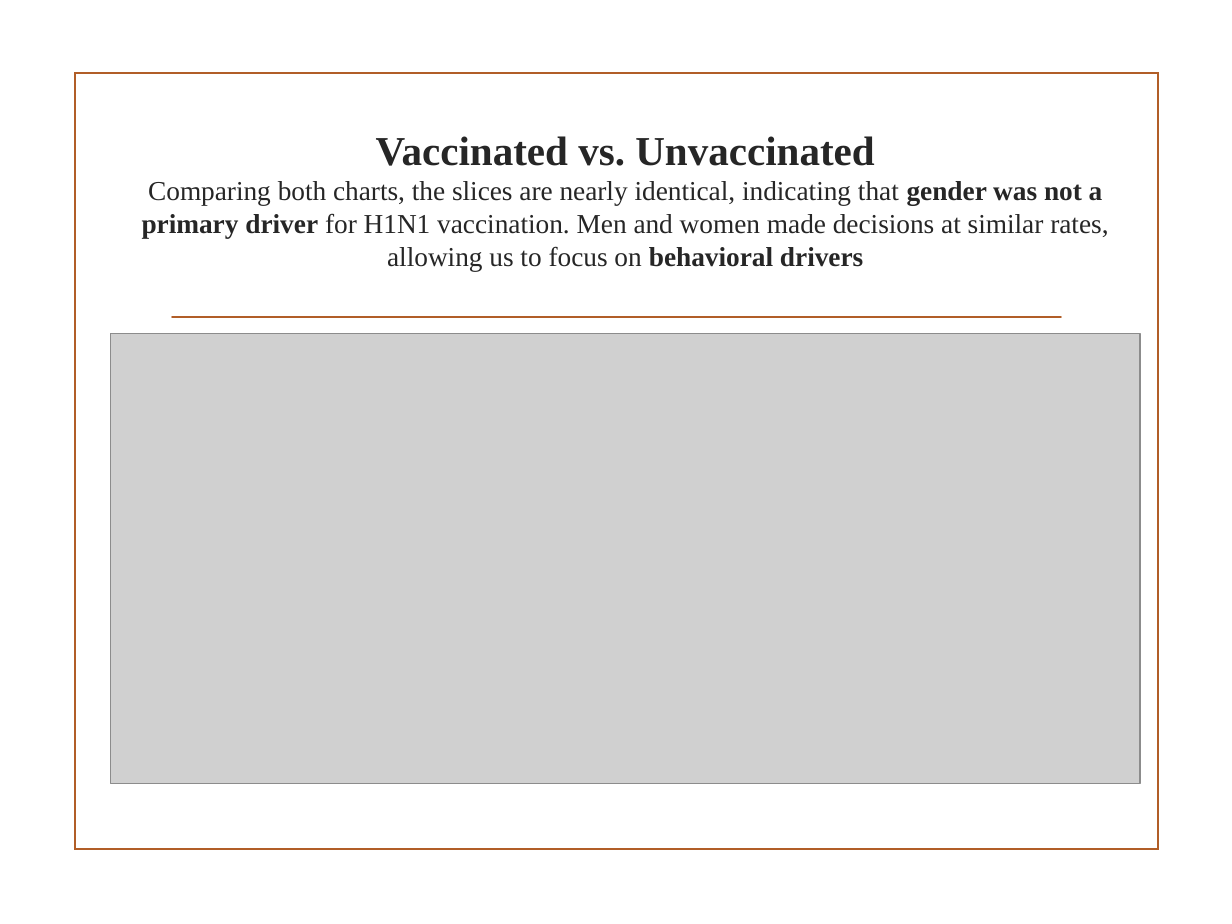
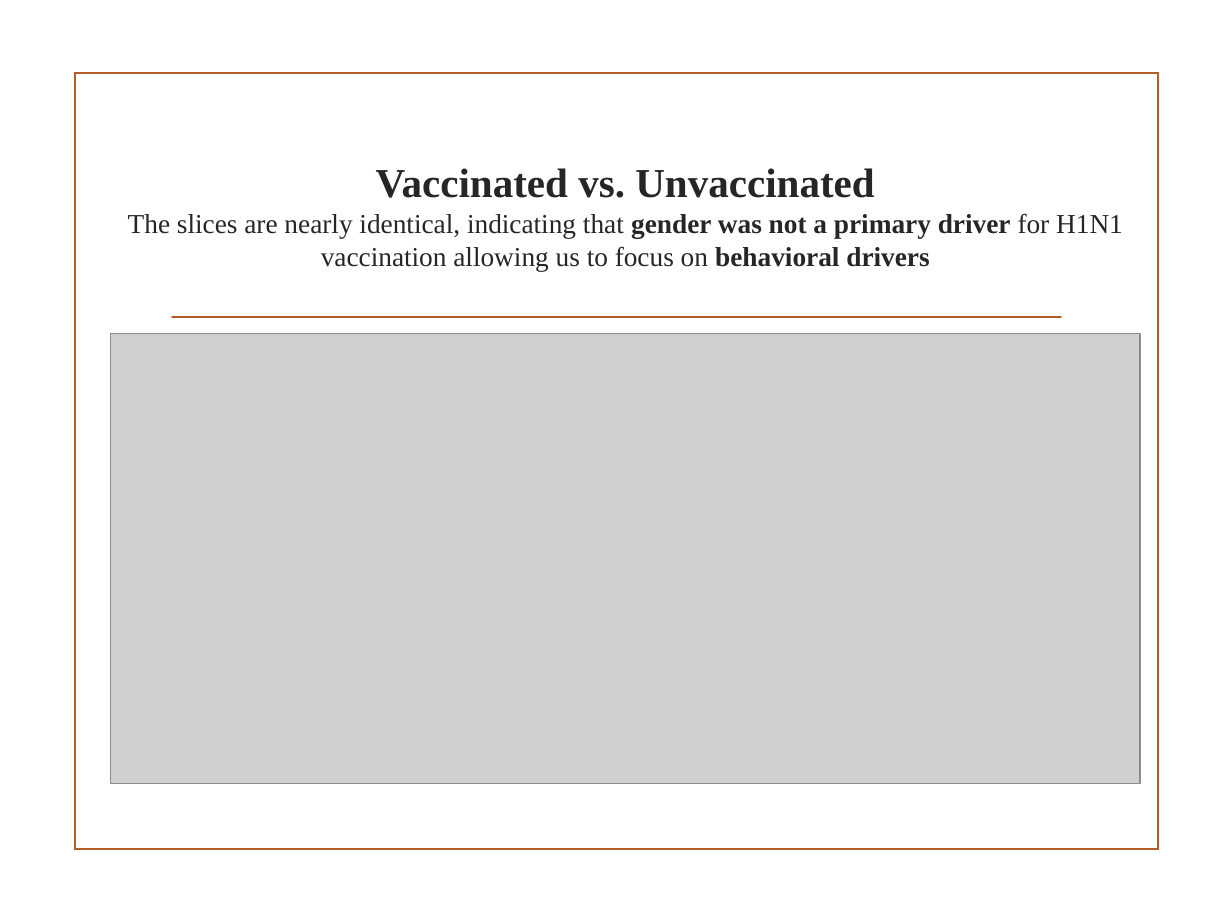
Before and after one commit to abelchol-ship-it/H1N1_2009_Vaccine_Predictive_Project_Abel_Aleu_Chol, a slide deck: slide 8 of PPTX_CSV_Files/H1N1_Vaccine_Predictive_Presentation_Abel_Aleu_Chol.pptx (slide 6 before the commit). Drawn at 1232x924 pixels with LibreOffice and Linux fonts; fonts in the diff are those of the drawing; grey boxes stand for pictures; background and template pictures are left out. Boxes give left, top, right and bottom in pixels: in the first picture for what was removed or moved away, otherwise in the second. Text is boxed around its words. In the diff, an @@ line names an element or a change of style, - is before the commit and + after.

```diff
--- a/PPTX_CSV_Files/H1N1_Vaccine_Predictive_Presentation_Abel_Aleu_Chol.pptx
+++ b/PPTX_CSV_Files/H1N1_Vaccine_Predictive_Presentation_Abel_Aleu_Chol.pptx
@@ title at <box>128,168,1123,271</box>: text changed @@
-Vaccinated vs. Unvaccinated
-Comparing both charts, the slices are nearly identical, indicating that gender was not a primary driver for H1N1 vaccination. Men and women made decisions at similar rates, allowing us to focus on behavioral drivers
+Vaccinated vs. Unvaccinated
+The slices are nearly identical, indicating that gender was not a primary driver for H1N1 vaccination allowing us to focus on behavioral drivers
```
Also in this commit, not shown: 10 other slides changed, 2 slides added, 6 other files.
